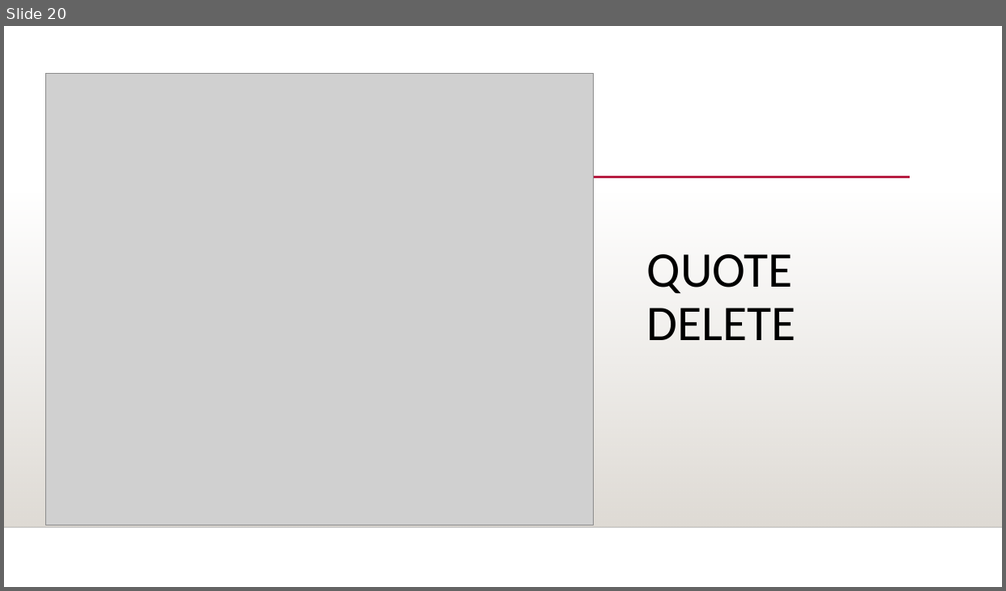
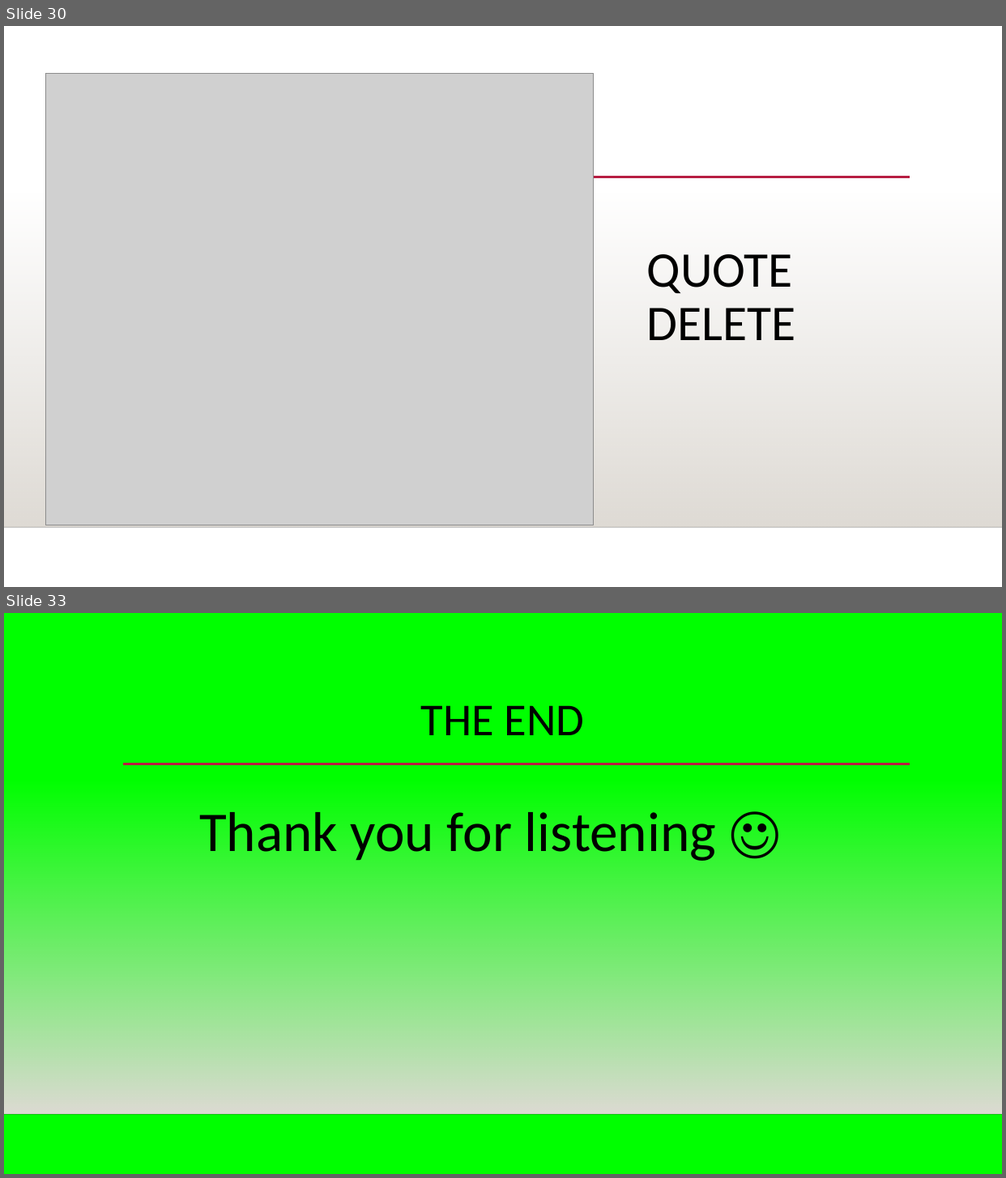
Before and after one commit to Shana12345/ChristianWeb, a slide deck: OOP Based Application.pptx. Shown one above the other, each under a label of ours: slide 20 before the commit, slides 30 and 33 after it; the slides between them are not shown. The pictures are 1006x591 and 1006x1178 pixels, drawn with LibreOffice and Linux fonts; fonts in the diff are those of the drawing; grey boxes stand for pictures; background and template pictures are left out. Boxes give left, top, right and bottom in pixels: in the first picture for what was removed or moved away, otherwise in the second. Text is boxed around its words. In the diff, an @@ line names an element or a change of style, - is before the commit and + after.

```diff
--- a/OOP Based Application.pptx
+++ b/OOP Based Application.pptx
@@ slide 33 added at [4, 613, 1002, 1174], background #00FF00; not listed: 3 template elements that a slide beside it also shows @@
@@ title added at [421, 705, 585, 735], 44 pt, text #000000 @@
+THE END
@@ text added at [199, 812, 716, 861], 54 pt, text #000000 @@
+Thank you for listening ☺
@@ what was slide 20 is now slide 30 @@
```
Also in this commit, not shown: 3 slides changed, 12 other slides added.
